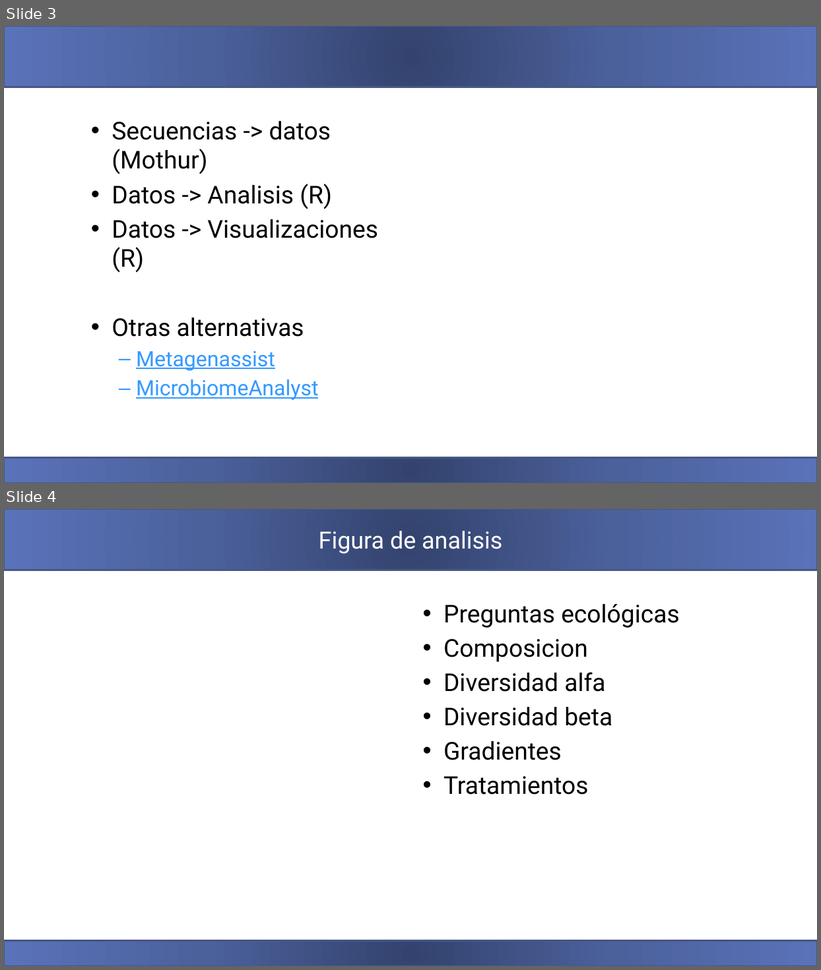
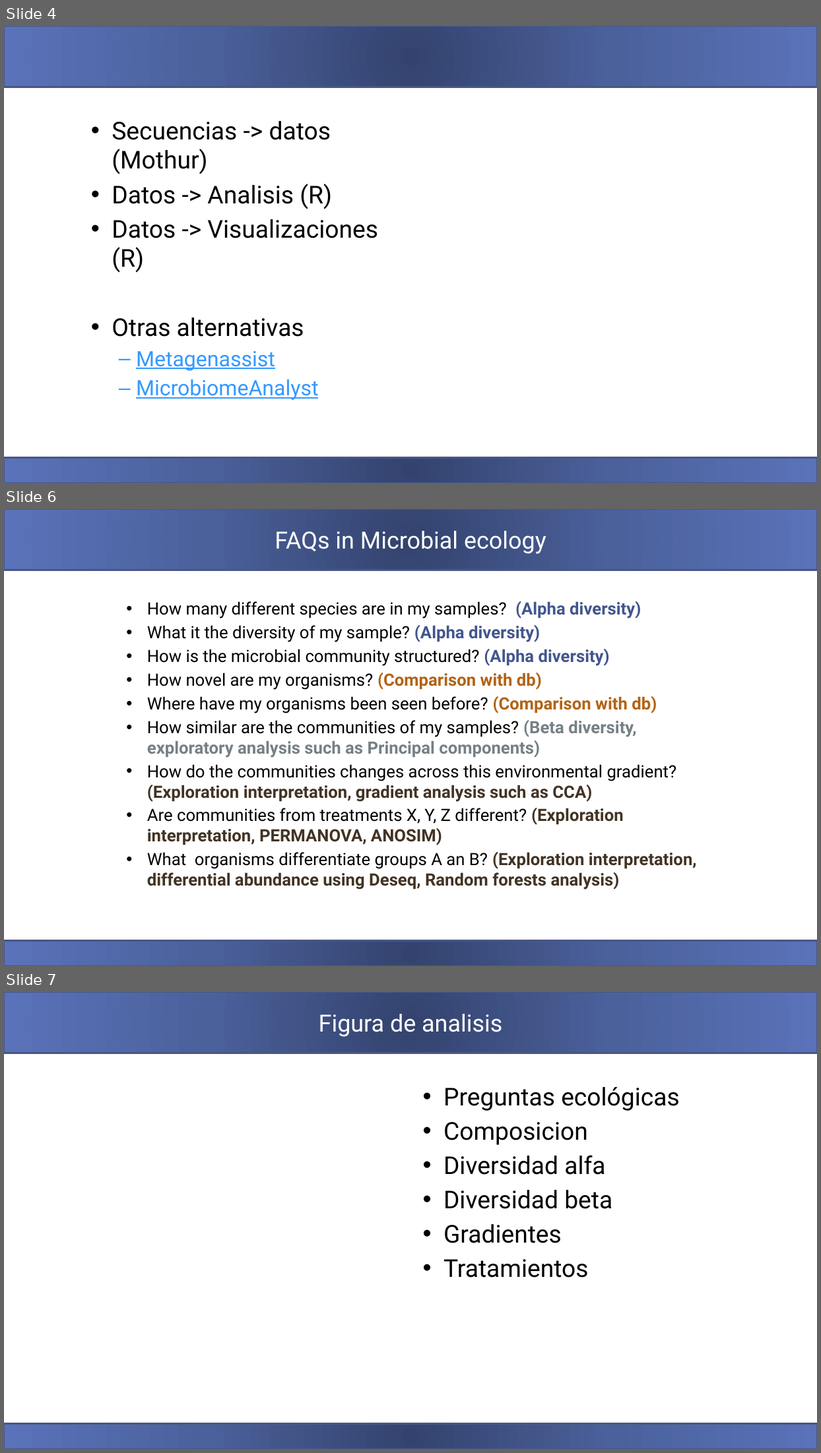
Before and after one commit to carden24/2018_Taller_Genomica_ambiental, a slide deck: W5_Analisis_multivariado_de_comunidades.pptx. Shown one above the other, each under a label of ours: slides 3 and 4 before the commit, slides 4, 6 and 7 after it; the slides between them are not shown. The pictures are 821x970 and 821x1453 pixels, drawn with LibreOffice and Linux fonts; fonts in the diff are those of the drawing. Boxes give left, top, right and bottom in pixels: in the first picture for what was removed or moved away, otherwise in the second. Text is boxed around its words. In the diff, an @@ line names an element or a change of style, - is before the commit and + after.

```diff
--- a/W5_Analisis_multivariado_de_comunidades.pptx
+++ b/W5_Analisis_multivariado_de_comunidades.pptx
@@ slide 6 added at <box>4,509,817,966</box>, background #FFFFFF; not listed: 2 template elements that a slide beside it also shows @@
@@ title added at <box>275,531,547,554</box>, 28 pt, text #FFFFFF @@
+FAQs in Microbial ecology
@@ text added at <box>147,601,697,890</box>, 20 pt, text #000000 @@
+• How many different species are in my samples? (Alpha diversity)
+• What it the diversity of my sample? (Alpha diversity)
+• How is the microbial community structured? (Alpha diversity)
+• How novel are my organisms? (Comparison with db)
+• Where have my organisms been seen before? (Comparison with db)
+• How similar are the communities of my samples? (Beta diversity, exploratory analysis such as Principal components)
+• How do the communities changes across this environmental gradient? (Exploration interpretation, gradient analysis such as CCA)
+• Are communities from treatments X, Y, Z different? (Exploration interpretation, PERMANOVA, ANOSIM)
+• What organisms differentiate groups A an B? (Exploration interpretation, differential abundance using Deseq, Random forests analysis)
@@ what was slide 3 is now slide 4 @@
@@ what was slide 4 is now slide 7 @@
```
Also in this commit, not shown: 1 slide changed, 3 other slides added, 1 slide removed, 10 other files.
